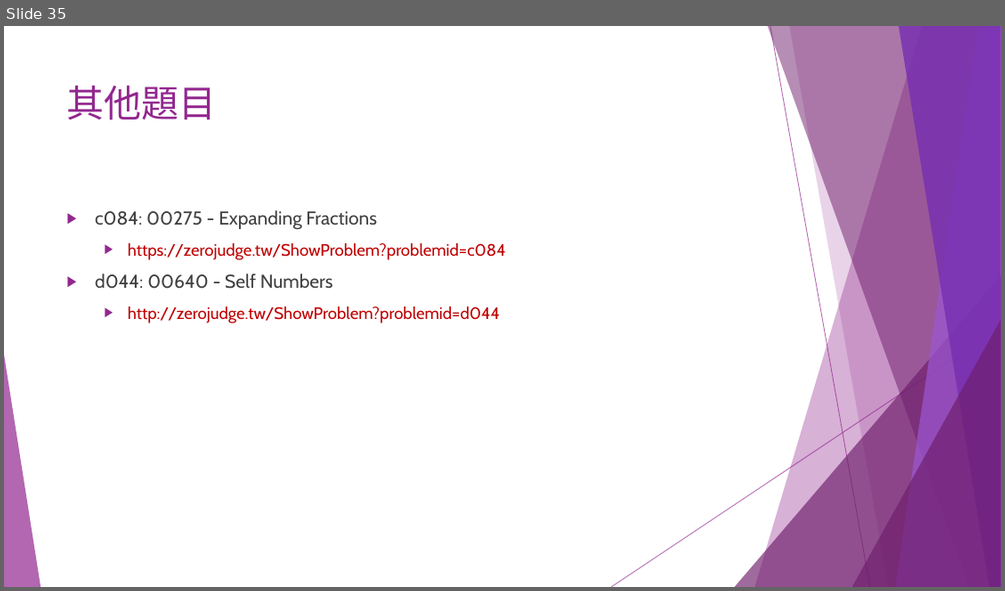
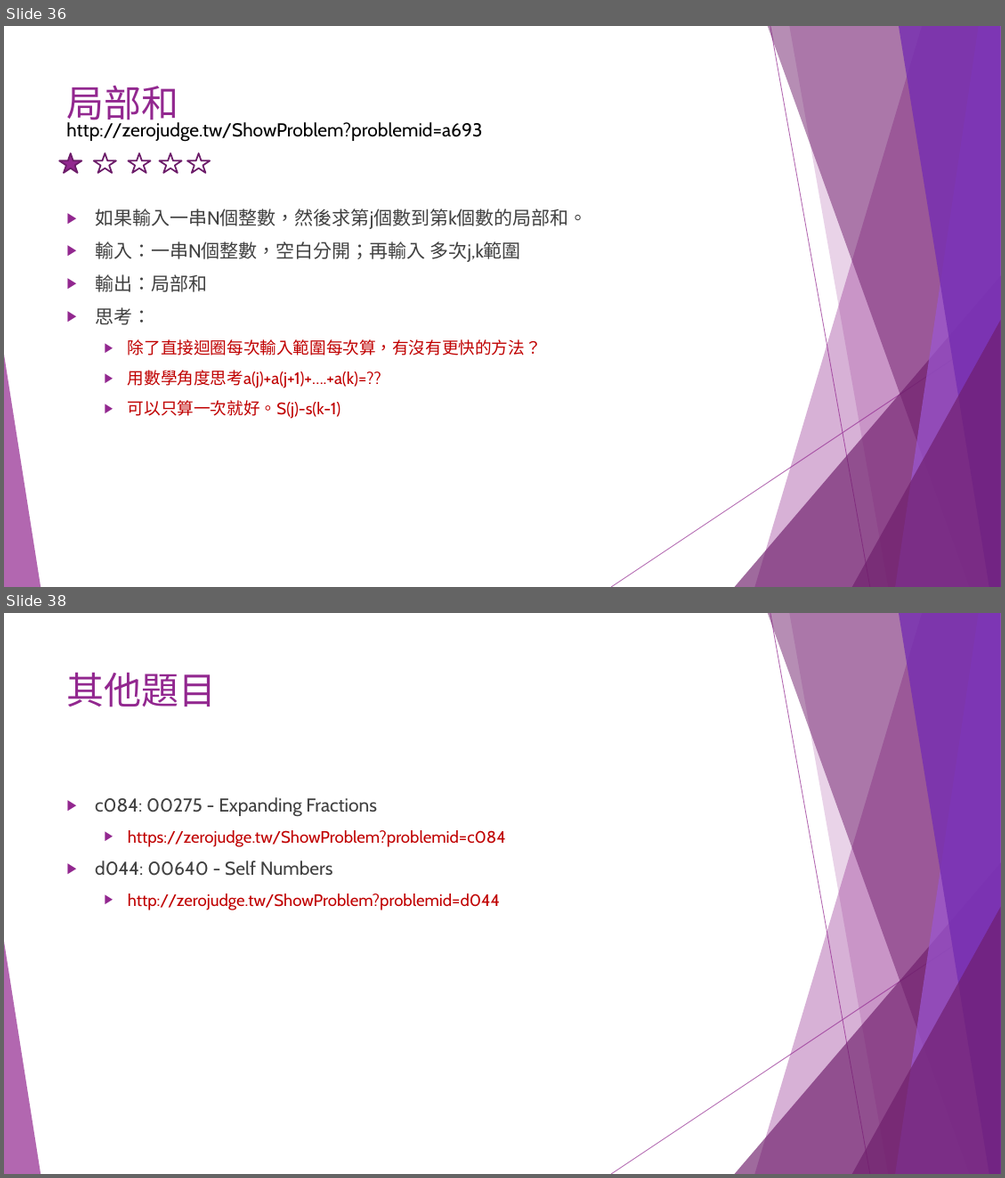
Before and after one commit to liulawsi/My_PPTs, a slide deck: CHING JIAN/C_Class/A1_邏輯思考訓練題.pptx. Shown one above the other, each under a label of ours: slide 35 before the commit, slides 36 and 38 after it; the slides between them are not shown. The pictures are 1005x591 and 1005x1178 pixels, drawn with LibreOffice and Linux fonts; fonts in the diff are those of the drawing. Boxes give left, top, right and bottom in pixels: in the first picture for what was removed or moved away, otherwise in the second. Text is boxed around its words. In the diff, an @@ line names an element or a change of style, - is before the commit and + after.

```diff
--- a/CHING JIAN/C_Class/A1_邏輯思考訓練題.pptx
+++ b/CHING JIAN/C_Class/A1_邏輯思考訓練題.pptx
@@ slide 36 added at <box>4,26,1001,587</box>, background #FFFFFF; not listed: 10 template elements that a slide beside it also shows @@
@@ title added at <box>67,85,179,126</box>, 36 pt, text #92278F @@
+局部和
@@ text added at <box>66,122,482,142</box>, 18 pt, text #000000 @@
+http://zerojudge.tw/ShowProblem?problemid=a693
@@ group added at <box>59,153,210,173</box>: 5 stars @@
@@ text added at <box>95,208,588,418</box>, 16 pt, text #C00000 @@
+▶ 如果輸入一串N個整數，然後求第j個數到第k個數的局部和。
+▶ 輸入：一串N個整數，空白分開；再輸入 多次j,k範圍
+▶ 輸出：局部和
+▶ 思考：
+  ▶ 除了直接迴圈每次輸入範圍每次算，有沒有更快的方法？
+  ▶ 用數學角度思考a(j)+a(j+1)+….+a(k)=??
+  ▶ 可以只算一次就好。S(j)-s(k-1)
@@ what was slide 35 is now slide 38 @@
```
Also in this commit, not shown: 4 slides changed, 11 other slides added.
